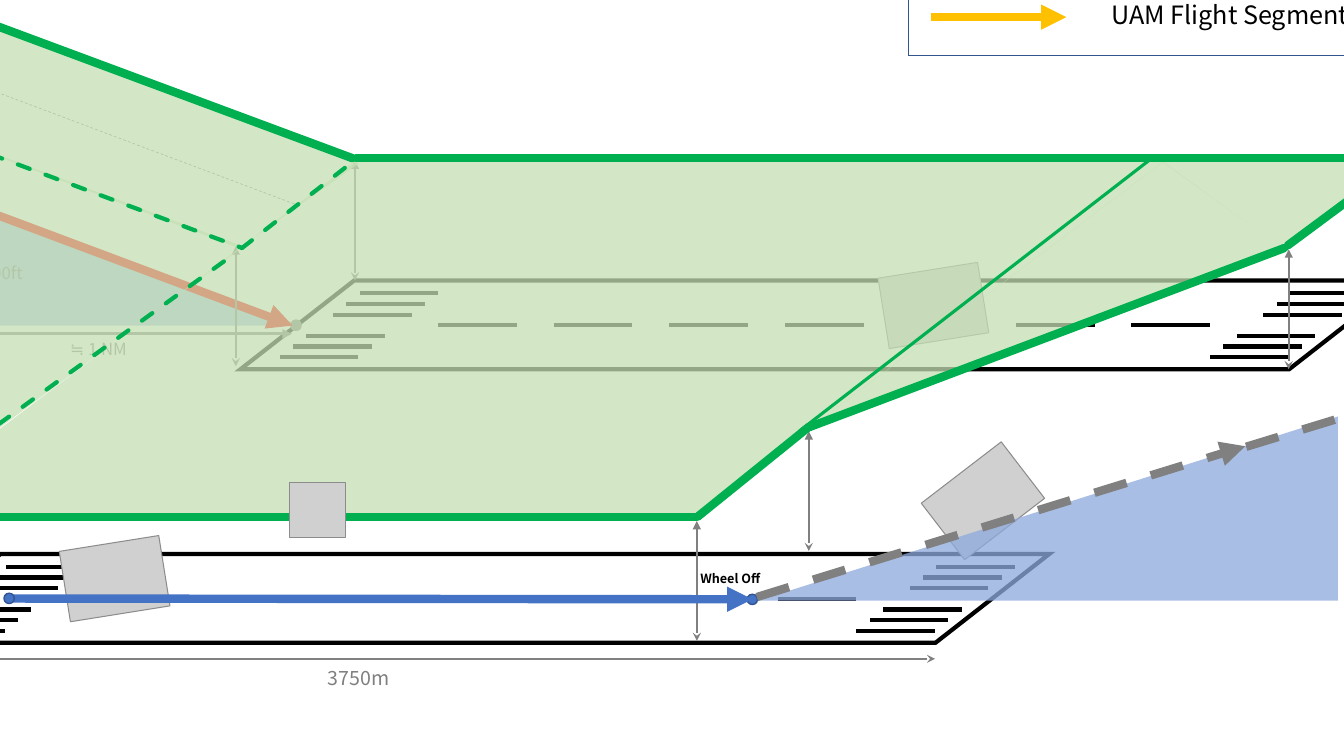
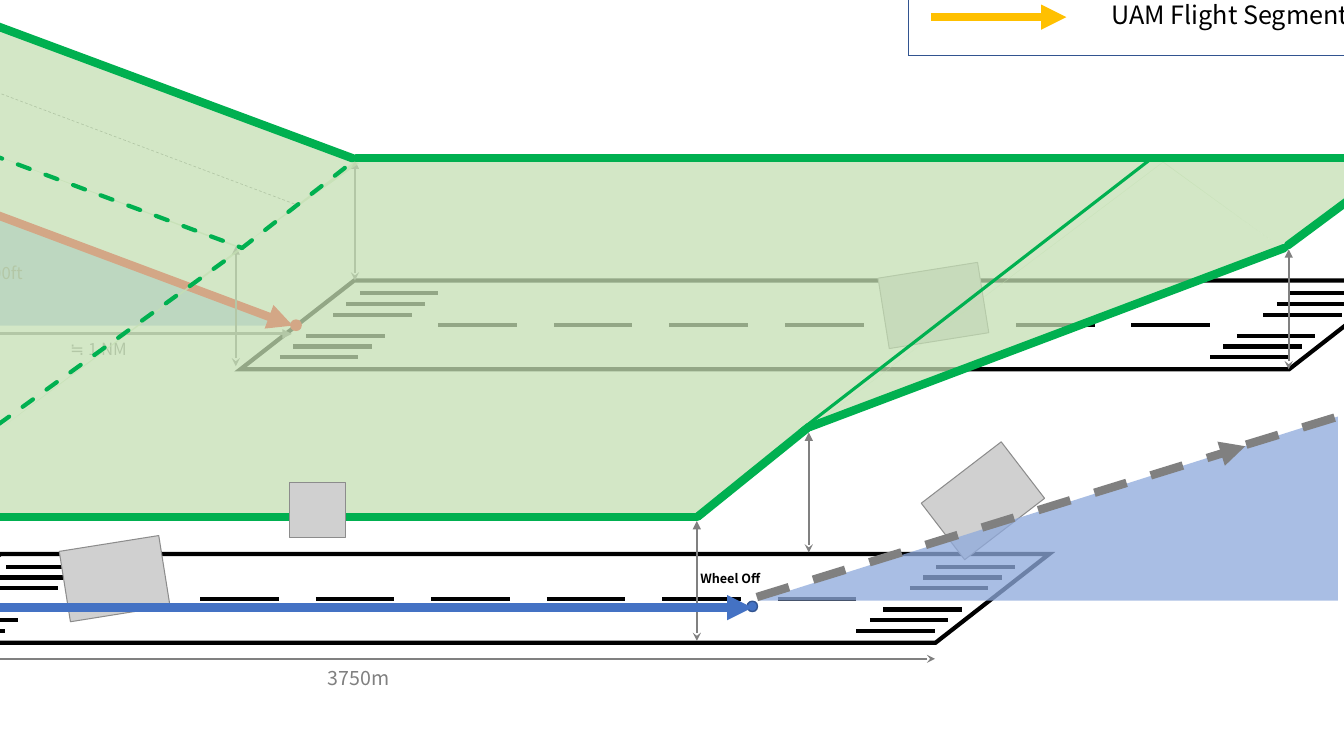
Before and after one commit to sanghyokhan/UAM_RWY-crossing, a slide deck: slide 13 of UAM runway crossing.pptx (slide 11 before the commit). Drawn at 1344x756 pixels with LibreOffice and Linux fonts; fonts in the diff are those of the drawing; grey boxes stand for pictures; background and template pictures are left out. Boxes give left, top, right and bottom in pixels: in the first picture for what was removed or moved away, otherwise in the second. Text is boxed around its words. In the diff, an @@ line names an element or a change of style, - is before the commit and + after.

```diff
--- a/UAM runway crossing.pptx
+++ b/UAM runway crossing.pptx
@@ ellipse at (291,321,301,331): fill #808080 to #FF0000; outline #808080 1 pt to #FF0000 1 pt @@
@@ ellipse removed at (4,594,14,604) @@
@@ arrow moved from (11, 599) - (752, 600) to (0, 608) - (752, 608) @@
@@ ellipse: place and size @@
-ellipse at (747,595,757,605)
+ellipse at (747,601,757,611)
```
Also in this commit, not shown: 5 other slides changed, 3 slides added, 2 slides removed, 17 other files.
